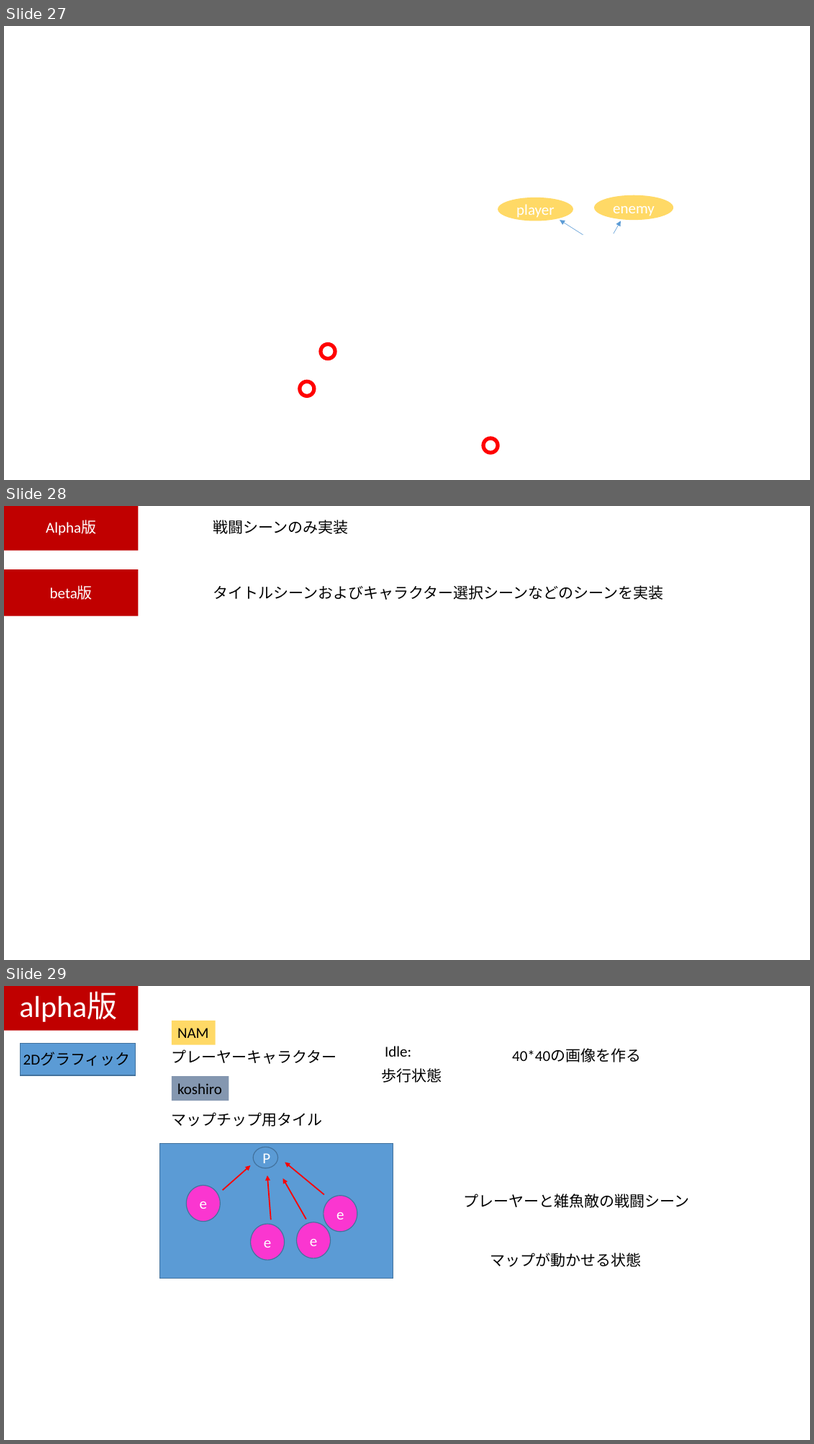
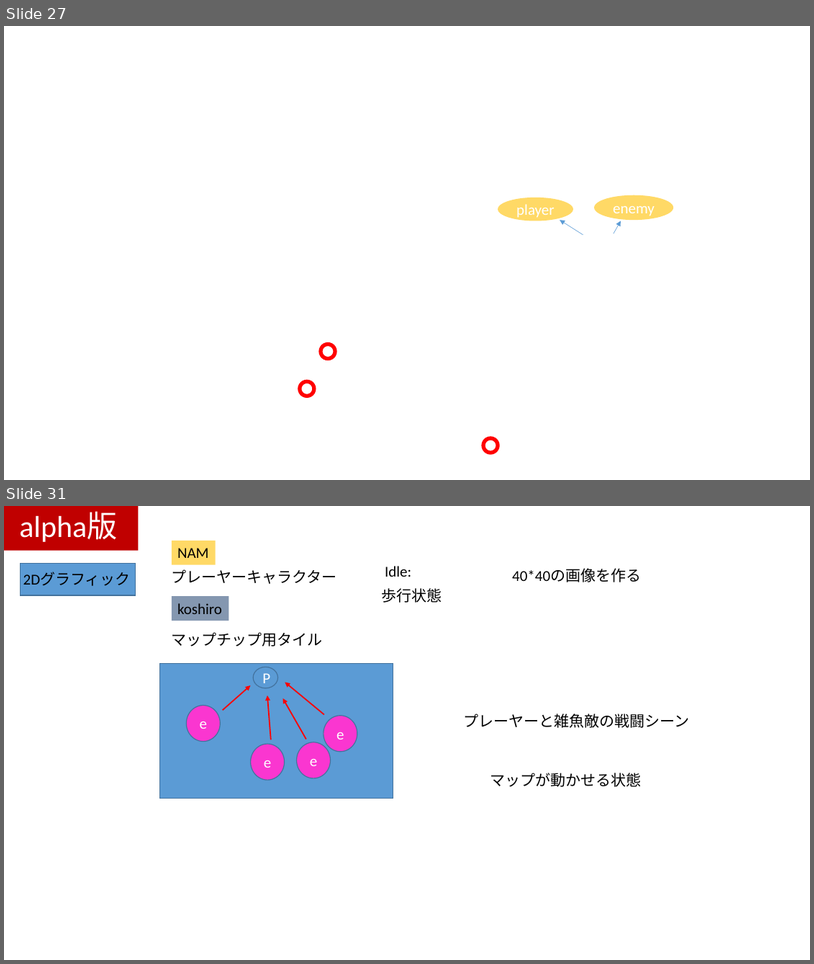
Before and after one commit to kawanami1022/2.5DActionGameProject, a slide deck: すみませんASOゲームショウまでに間に合いませんでした.pptx. Shown one above the other, each under a label of ours: slides 27, 28 and 29 before the commit, slides 27 and 31 after it; the slides between them are not shown. The pictures are 814x1444 and 814x964 pixels, drawn with LibreOffice and Linux fonts; fonts in the diff are those of the drawing; background and template pictures are left out. Boxes give left, top, right and bottom in pixels: in the first picture for what was removed or moved away, otherwise in the second. Text is boxed around its words. In the diff, an @@ line names an element or a change of style, - is before the commit and + after.

Commit message:
ppt　alpha版作成

```diff
--- a/すみませんASOゲームショウまでに間に合いませんでした.pptx
+++ b/すみませんASOゲームショウまでに間に合いませんでした.pptx
@@ slide 28 removed at [4,506,810,960], background #FFFFFF @@
@@ rectangle removed at [4,506,139,550] @@
-Alpha版
@@ text removed at [213,520,348,534] @@
-戦闘シーンのみ実装
@@ rectangle removed at [4,569,139,616] @@
-beta版
@@ text removed at [213,585,664,600] @@
-タイトルシーンおよびキャラクター選択シーンなどのシーンを実装
@@ what was slide 29 is now slide 31 @@
```
Also in this commit, not shown: 2 slides changed, 3 slides added.
